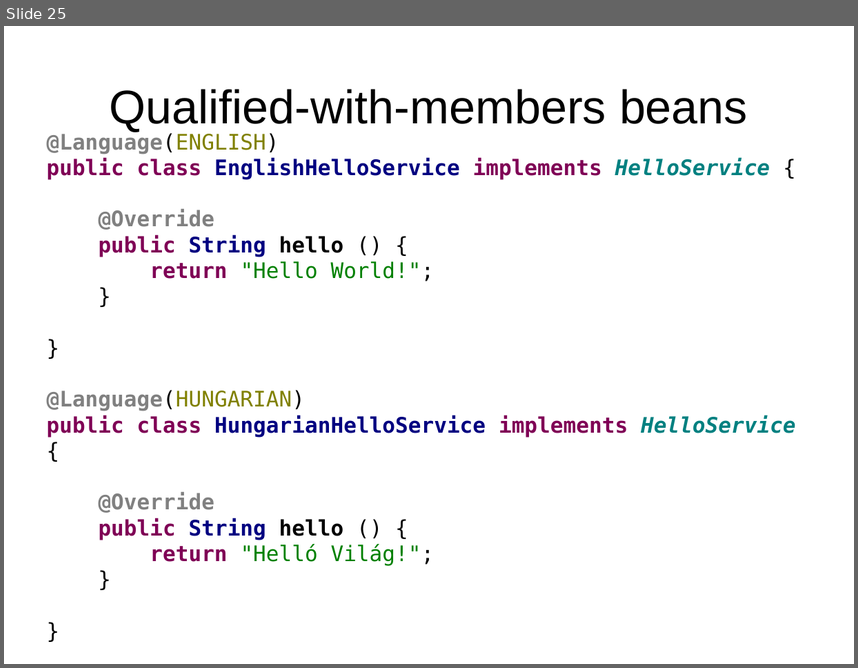
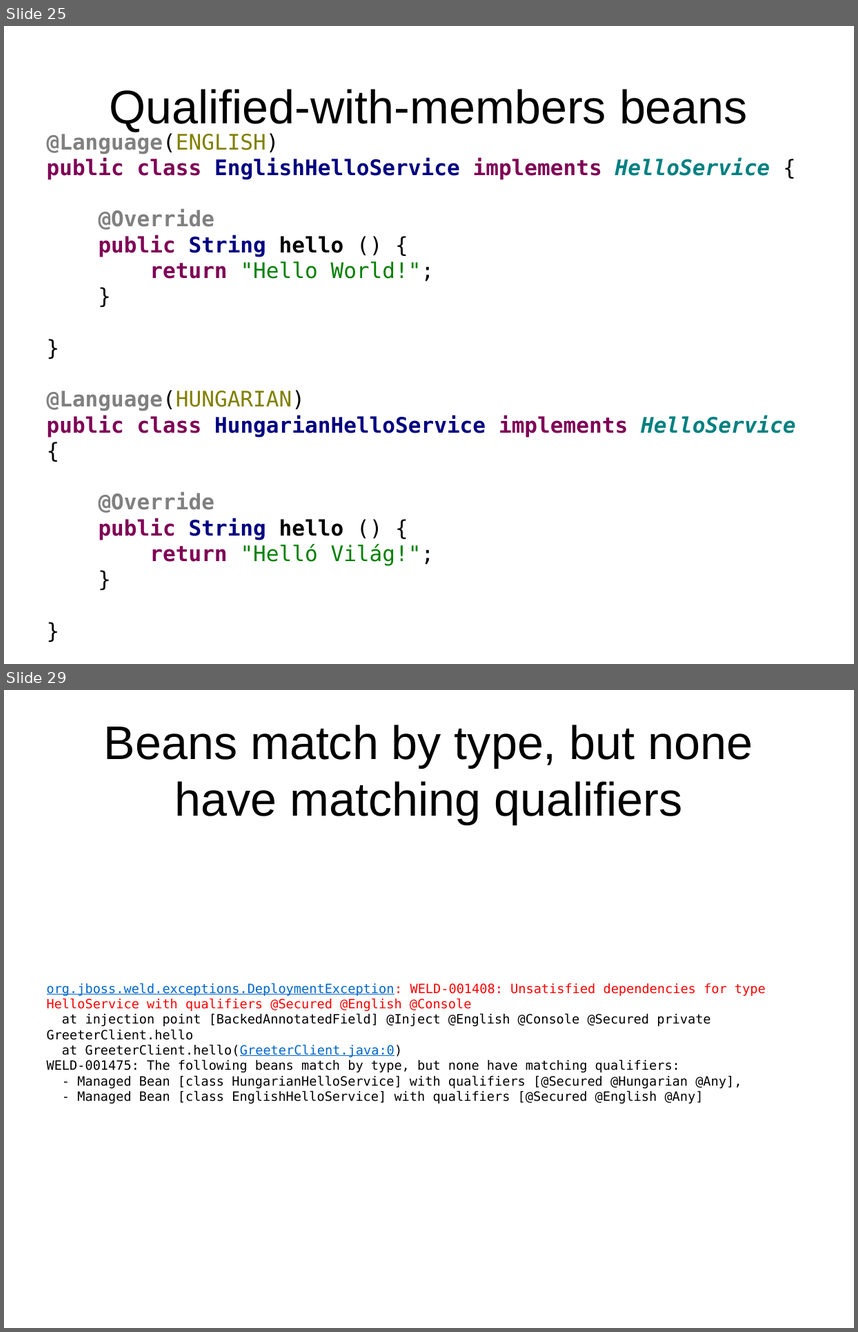
Before and after one commit to FrigoCoder/CDI, a slide deck: CDI.odp. Shown one above the other, each under a label of ours: slide 25 before the commit, slides 25 and 29 after it; the slides between them are not shown. The pictures are 858x668 and 858x1332 pixels, drawn with LibreOffice and Linux fonts; fonts in the diff are those of the drawing. Boxes give left, top, right and bottom in pixels: in the first picture for what was removed or moved away, otherwise in the second. Text is boxed around its words. In the diff, an @@ line names an element or a change of style, - is before the commit and + after.

```diff
--- a/CDI.odp
+++ b/CDI.odp
@@ slide 29 added at [4, 690, 854, 1328], background #FFFFFF @@
@@ title added at [104, 724, 753, 824], 44 pt, text #000000 @@
+Beans match by type, but none have matching qualifiers
@@ text added at [47, 983, 766, 1103], 12 pt, text #000000 @@
+org.jboss.weld.exceptions.DeploymentException: WELD-001408: Unsatisfied dependencies for type HelloService with qualifiers @Secured @English @Console
+at injection point [BackedAnnotatedField] @Inject @English @Console @Secured private GreeterClient.hello
+at GreeterClient.hello(GreeterClient.java:0)
+WELD-001475: The following beans match by type, but none have matching qualifiers:
+- Managed Bean [class HungarianHelloService] with qualifiers [@Secured @Hungarian @Any],
+- Managed Bean [class EnglishHelloService] with qualifiers [@Secured @English @Any]
```
Also in this commit, not shown: 9 slides changed, 2 other slides added, 5 other files.
